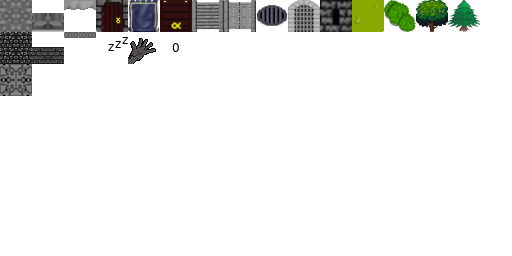
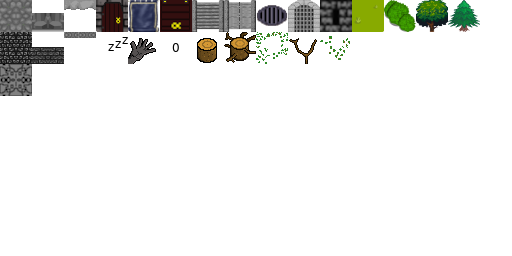
Layered file, before and after one edit (w=512, h=256). Changes by layer:
added layer "Layer copy" above "Layer" over [320, 36, 350, 60]
added layer "Layer" above "Pasted Layer #8" over [289, 38, 317, 64]
added layer "Pasted Layer #8" above "Pasted Layer #7" over [256, 32, 288, 64]
added layer "Pasted Layer #7" above "Pasted Layer #6" over [224, 32, 256, 63]
added layer "Pasted Layer #6" above "Pasted Layer #5" over [197, 38, 217, 63]
